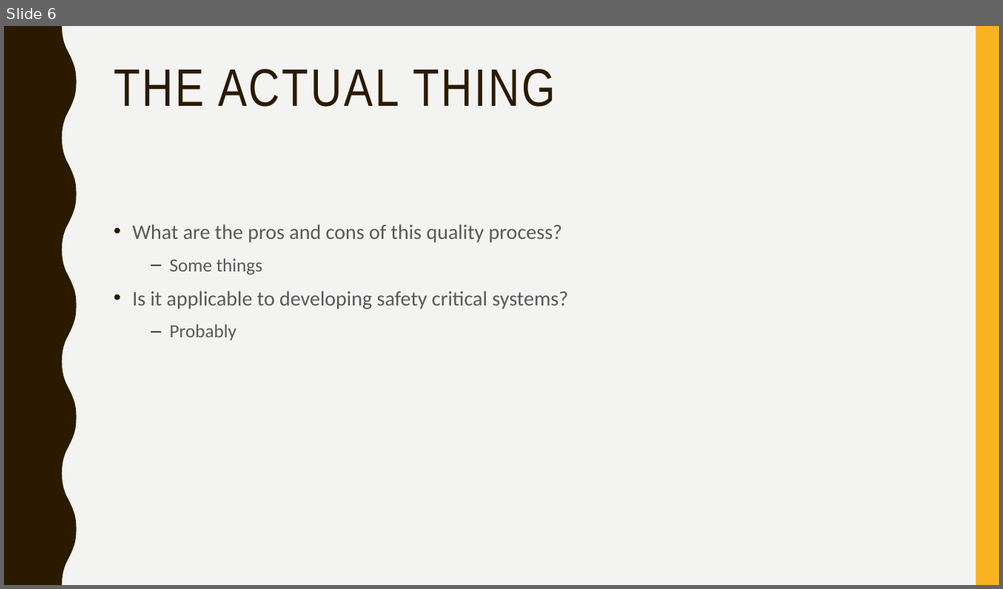
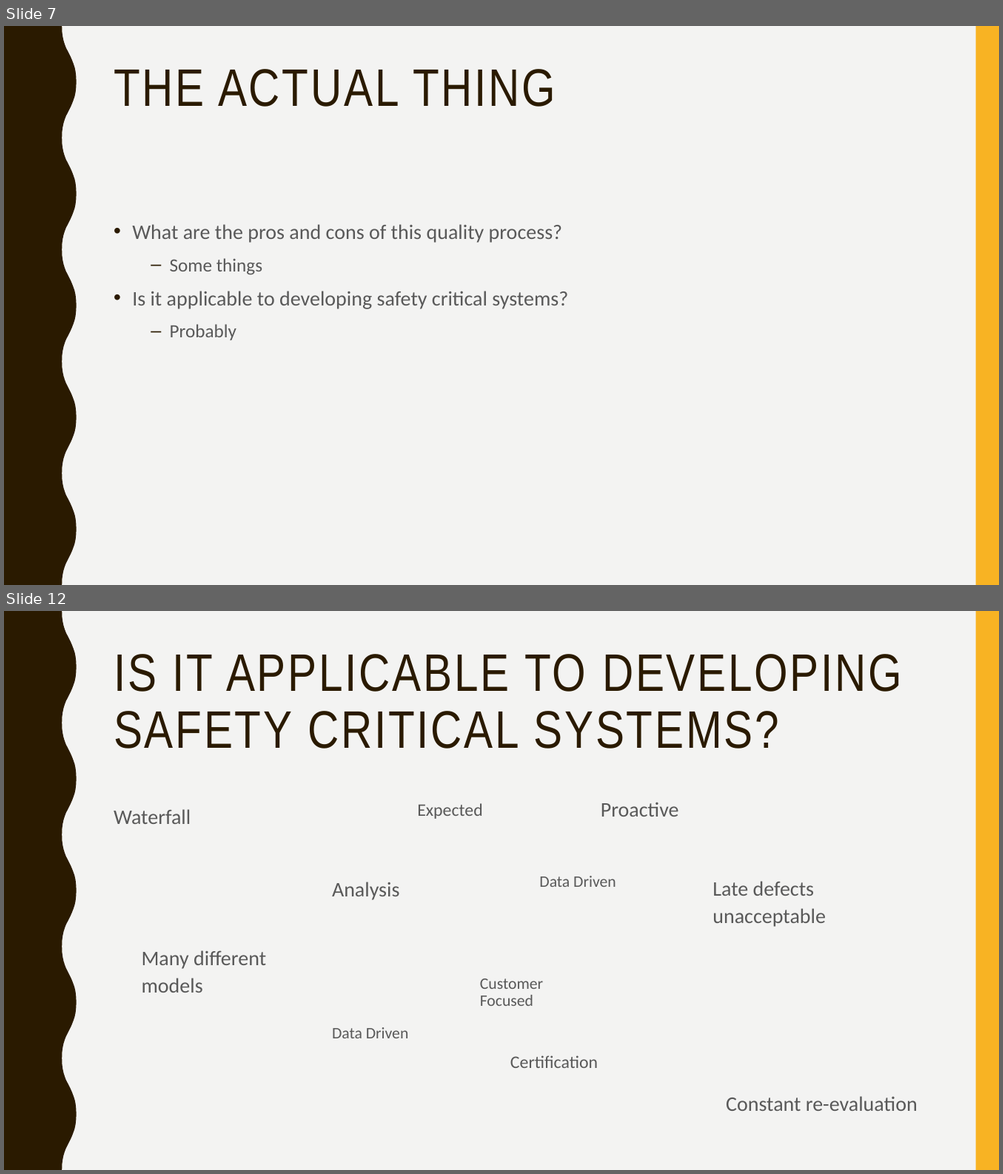
Before and after one commit to HarrisonJM/ESDLabs, a slide deck: docs/HARRISONMARCKS14024424 - Six Sigma.pptx. Shown one above the other, each under a label of ours: slide 6 before the commit, slides 7 and 12 after it; the slides between them are not shown. The pictures are 1003x589 and 1003x1174 pixels, drawn with LibreOffice and Linux fonts; fonts in the diff are those of the drawing. Boxes give left, top, right and bottom in pixels: in the first picture for what was removed or moved away, otherwise in the second. Text is boxed around its words. In the diff, an @@ line names an element or a change of style, - is before the commit and + after.

```diff
--- a/docs/HARRISONMARCKS14024424 - Six Sigma.pptx
+++ b/docs/HARRISONMARCKS14024424 - Six Sigma.pptx
@@ slide 12 added at (4, 611, 999, 1170), background #F3F3F2; not listed: 2 template elements that a slide beside it also shows @@
@@ title added at (114, 654, 902, 749), 51 pt, text #2A1A00 @@
+IS IT APPLICABLE TO DEVELOPING SAFETY CRITICAL SYSTEMS?
@@ text added at (114, 809, 190, 824), 20 pt, text #595959 @@
+Waterfall
@@ text added at (417, 803, 482, 819), 17 pt, text #595959 @@
+Expected
@@ text added at (600, 802, 679, 817), 20 pt, text #595959 @@
+Proactive
@@ text added at (539, 876, 616, 887), 15.5 pt, text #595959 @@
+Data Driven
@@ text added at (332, 882, 400, 900), 20 pt, text #595959 @@
+Analysis
@@ text added at (712, 881, 825, 927), 20 pt, text #595959 @@
+Late defects unacceptable
@@ text added at (142, 951, 266, 993), 20 pt, text #595959 @@
+Many different models
@@ text added at (480, 979, 543, 1006), 15.5 pt, text #595959 @@
+Customer Focused
@@ text added at (332, 1028, 409, 1039), 15.5 pt, text #595959 @@
+Data Driven
@@ text added at (510, 1056, 597, 1068), 17 pt, text #595959 @@
+Certification
@@ text added at (726, 1096, 917, 1111), 20 pt, text #595959 @@
+Constant re-evaluation
@@ what was slide 6 is now slide 7 @@
```
Also in this commit, not shown: 2 slides changed, 6 other slides added.
